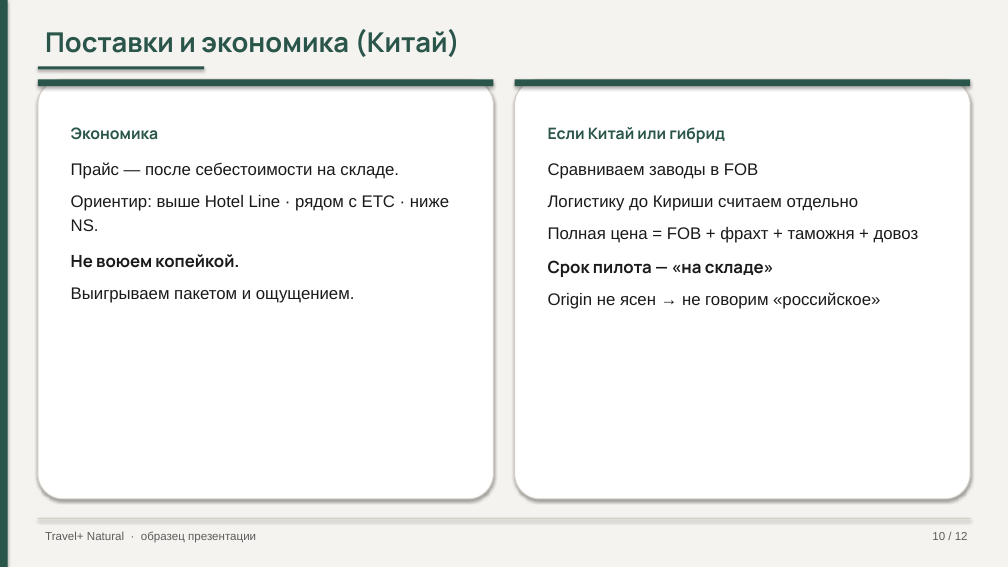
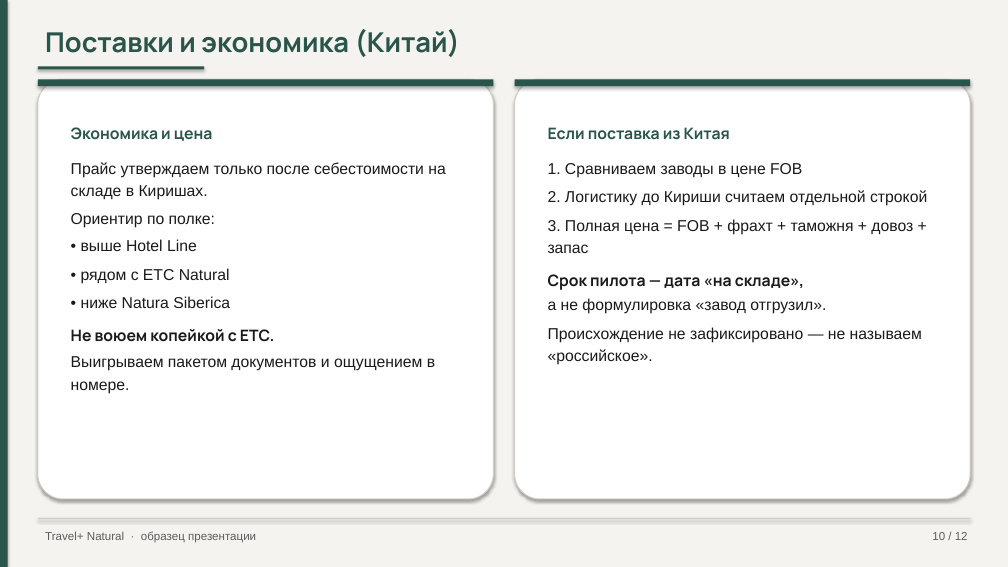
Before and after one commit to pagasbot-coder/Banya-Digital, a slide deck: slide 10 of knowledge-base/presentation-travelplus-interview.pptx. Drawn at 1008x567 pixels with LibreOffice and Linux fonts; fonts in the diff are those of the drawing. Boxes give left, top, right and bottom in pixels: in the first picture for what was removed or moved away, otherwise in the second. Text is boxed around its words. In the diff, an @@ line names an element or a change of style, - is before the commit and + after.

```diff
--- a/knowledge-base/presentation-travelplus-interview.pptx
+++ b/knowledge-base/presentation-travelplus-interview.pptx
@@ text at (x1=71, y1=127, x2=445, y2=394): text changed; size 16 to 15 pt @@
-Экономика
-Прайс — после себестоимости на складе.
-Ориентир: выше Hotel Line · рядом с ЕТС · ниже NS.
-Не воюем копейкой.
-Выигрываем пакетом и ощущением.
+Экономика и цена
+Прайс утверждаем только после себестоимости на складе в Киришах.
+Ориентир по полке:
+• выше Hotel Line
+• рядом с ЕТС Natural
+• ниже Natura Siberica
+Не воюем копейкой с ЕТС.
+Выигрываем пакетом документов и ощущением в номере.
@@ text at (x1=548, y1=127, x2=922, y2=365): text changed; size 16 to 15 pt @@
-Если Китай или гибрид
-Сравниваем заводы в FOB
-Логистику до Кириши считаем отдельно
-Полная цена = FOB + фрахт + таможня + довоз
-Срок пилота — «на складе»
-Origin не ясен → не говорим «российское»
+Если поставка из Китая
+1. Сравниваем заводы в цене FOB
+2. Логистику до Кириши считаем отдельной строкой
+3. Полная цена = FOB + фрахт + таможня + довоз + запас
+Срок пилота — дата «на складе»,
+а не формулировка «завод отгрузил».
+Происхождение не зафиксировано — не называем «российское».
```
Also in this commit, not shown: 8 other slides changed, 3 other files.
